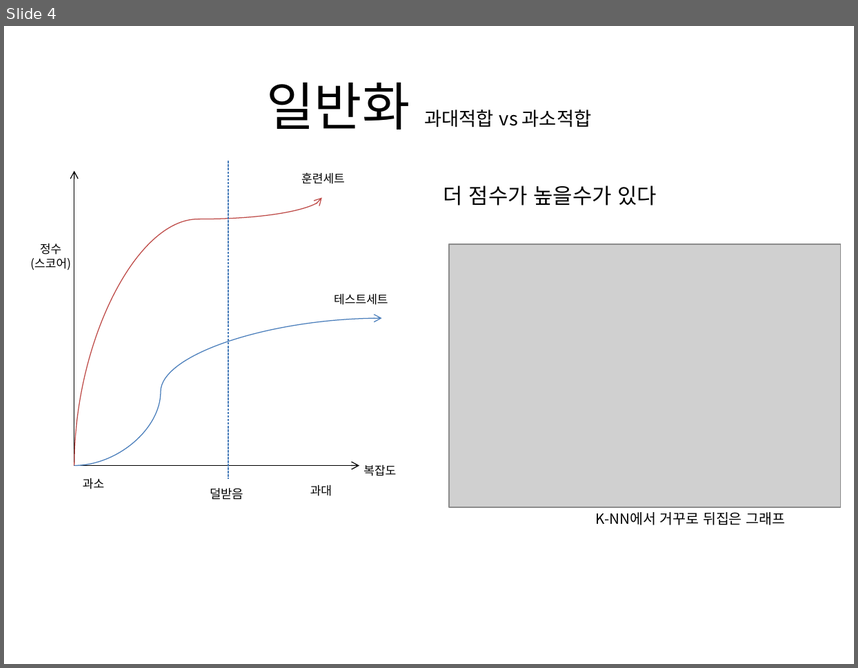
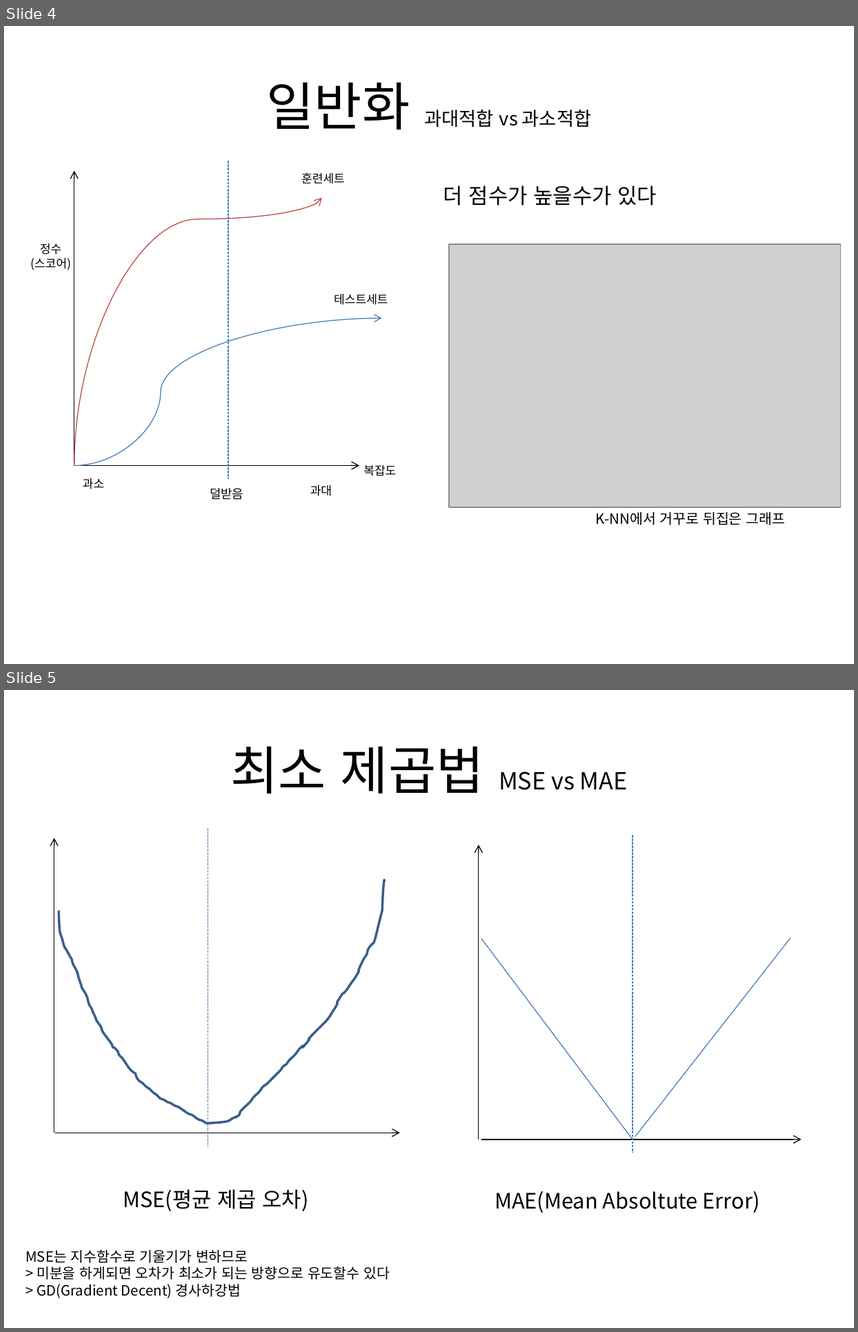
Before and after one commit to ehdgns21/Machine_Learning, a slide deck: 2.17(월)노트 - 머신러닝개요.pptm. Shown one above the other, each under a label of ours: slide 4 before the commit, slides 4 and 5 after it. The pictures are 858x668 and 858x1332 pixels, drawn with LibreOffice and Linux fonts; fonts in the diff are those of the drawing; grey boxes stand for pictures. Boxes give left, top, right and bottom in pixels: in the first picture for what was removed or moved away, otherwise in the second. Text is boxed around its words. In the diff, an @@ line names an element or a change of style, - is before the commit and + after.

```diff
--- a/2.17(월)노트 - 머신러닝개요.pptm
+++ b/2.17(월)노트 - 머신러닝개요.pptm
@@ slide 5 added at bbox=[4, 690, 854, 1328], background #FFFFFF @@
@@ title added at bbox=[230, 746, 628, 793], 20 pt, text #000000 @@
+최소 제곱법 MSE vs MAE
@@ line added from (208, 828) to (208, 1145), #4B7EBC 0.75 pt dashed @@
@@ line added from (632, 834) to (632, 1152), #4B7EBC 0.75 pt dashed @@
@@ arrow added from (54, 1133) to (54, 838), #000000 0.75 pt @@
@@ arrow added from (478, 1138) to (478, 845), #000000 0.75 pt @@
@@ freeform shape added at bbox=[59, 880, 384, 1123], outline #3A5F8C 2 pt @@
@@ line added from (481, 938) to (632, 1138), #4B7EBC 0.75 pt @@
@@ line added from (791, 938) to (635, 1136), #4B7EBC 0.75 pt @@
@@ arrow added from (55, 1133) to (400, 1133), #000000 0.75 pt @@
@@ arrow added from (481, 1138) to (802, 1138), #000000 0.75 pt @@
@@ text added at bbox=[123, 1189, 309, 1211], 18 pt, text #000000 @@
+MSE(평균 제곱 오차)
@@ text added at bbox=[495, 1191, 760, 1212], 18 pt, text #000000 @@
+MAE(Mean Absoltute Error)
@@ text added at bbox=[25, 1250, 390, 1298], 12 pt, text #000000 @@
+MSE는 지수함수로 기울기가 변하므로
+> 미분을 하게되면 오차가 최소가 되는 방향으로 유도할수 있다
+> GD(Gradient Decent) 경사하강법
```
Also in this commit, not shown: 1 slide removed, 2 other files.
